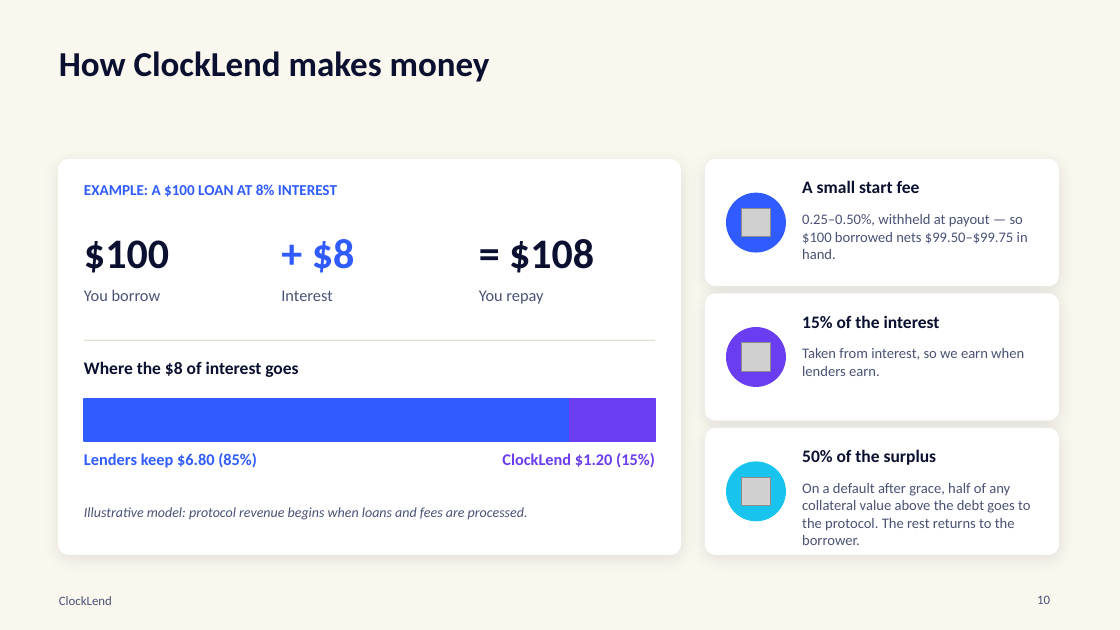
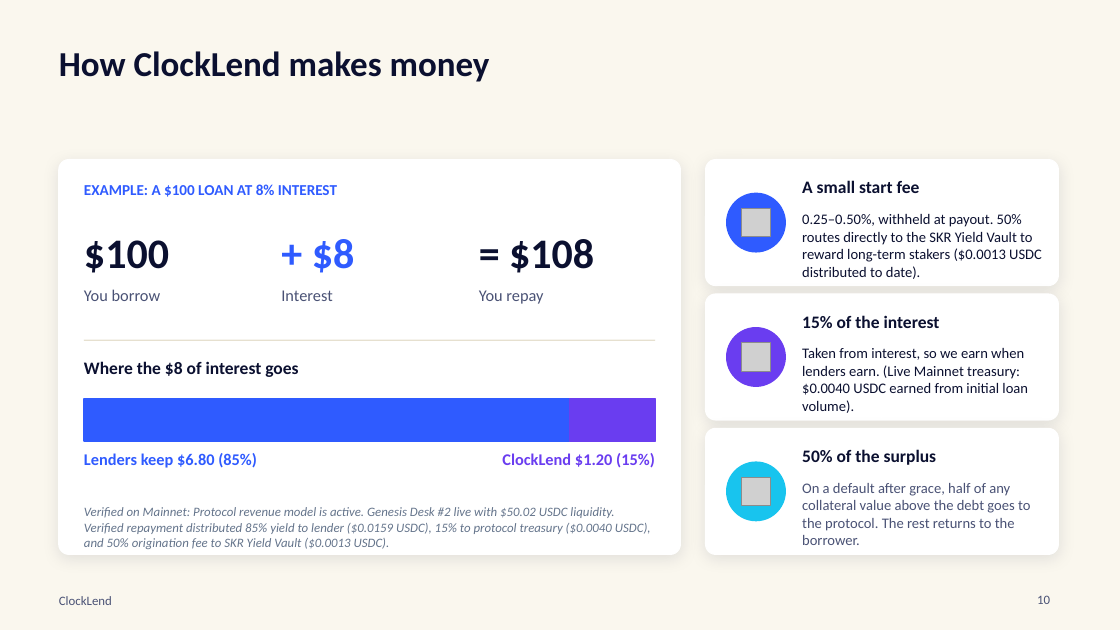
Before and after one commit to luckysitara/ClockLend, a slide deck: slide 10 of docs/ClockLend_Pitch_Deck_CLOCKIN.pptx. Drawn at 1120x630 pixels with LibreOffice and Linux fonts; fonts in the diff are those of the drawing; grey boxes stand for pictures. Boxes give left, top, right and bottom in pixels: in the first picture for what was removed or moved away, otherwise in the second. Text is boxed around its words. In the diff, an @@ line names an element or a change of style, - is before the commit and + after.

```diff
--- a/docs/ClockLend_Pitch_Deck_CLOCKIN.pptx
+++ b/docs/ClockLend_Pitch_Deck_CLOCKIN.pptx
@@ text at (802, 214, 1042, 279): text changed; text colour #4A5275 to #0B1030 @@
-0.25–0.50%, withheld at payout — so $100 borrowed nets $99.50–$99.75 in hand.
+0.25–0.50%, withheld at payout. 50% routes directly to the SKR Yield Vault to reward long-term stakers ($0.0013 USDC distributed to date).
@@ text at (802, 348, 1028, 413): text changed; text colour #4A5275 to #0B1030 @@
-Taken from interest, so we earn when lenders earn.
+Taken from interest, so we earn when lenders earn. (Live Mainnet treasury: $0.0040 USDC earned from initial loan volume).
@@ text at (84, 507, 651, 549): text changed; size 12 to 11 pt; text colour #4A5275 to #64748B @@
-Illustrative model: protocol revenue begins when loans and fees are processed.
+Verified on Mainnet: Protocol revenue model is active. Genesis Desk #2 live with $50.02 USDC liquidity. Verified repayment distributed 85% yield to lender ($0.0159 USDC), 15% to protocol treasury ($0.0040 USDC), and 50% origination fee to SKR Yield Vault ($0.0013 USDC).
```
Also in this commit, not shown: 4 other slides changed, 1 other file.
